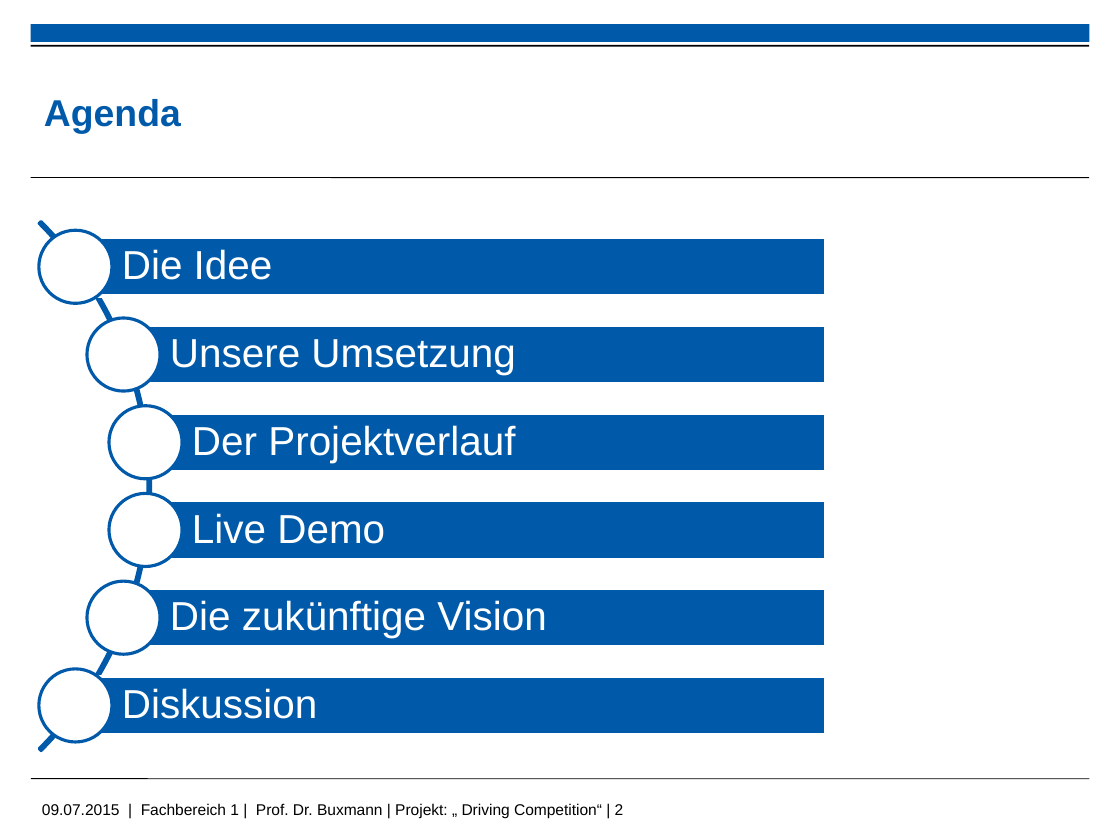
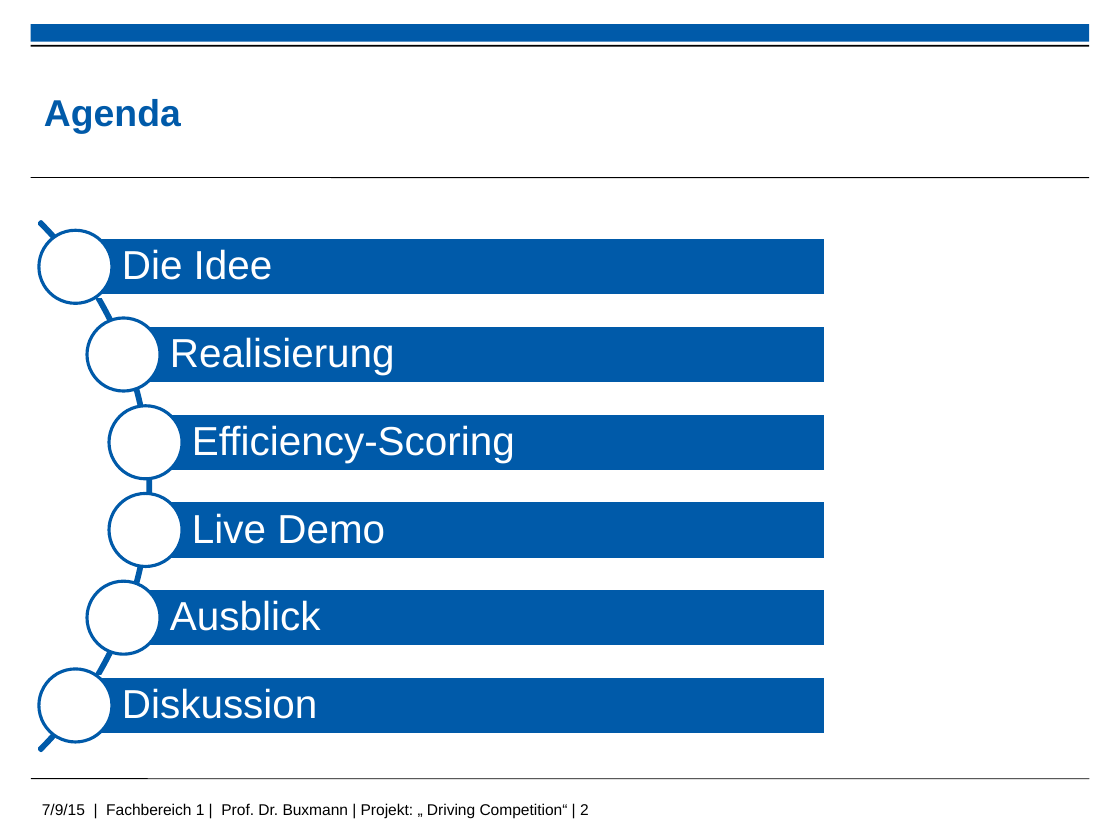
Before and after one commit to kolhagen/drivingcompetition, a slide deck: slide 2 of Big Data - Driving Compitiion.pptx. Drawn at 1120x840 pixels with LibreOffice and Linux fonts; fonts in the diff are those of the drawing; background and template pictures are left out. Boxes give left, top, right and bottom in pixels: in the first picture for what was removed or moved away, otherwise in the second. Text is boxed around its words. In the diff, an @@ line names an element or a change of style, - is before the commit and + after.

```diff
--- a/Big Data - Driving Compitiion.pptx
+++ b/Big Data - Driving Compitiion.pptx
@@ arch (boxed as its full ring) at [0, 112, 151, 840]: outline #005AA9 2 pt to #005AA9 2.01 pt @@
@@ text in rectangle at [170, 337, 395, 375]: text added @@
+Realisierung
@@ text removed at [170, 339, 515, 375] @@
-Unsere Umsetzung
@@ text in rectangle at [192, 425, 515, 463]: text added @@
+Efficiency-Scoring
@@ text removed at [192, 425, 515, 463] @@
-Der Projektverlauf
@@ outline #FFFFFF 2 pt to #FFFFFF 2.01 pt in 3 elements at [123, 325, 825, 383], [146, 413, 825, 472], [123, 588, 825, 646] @@
@@ text in rectangle at [170, 600, 321, 631]: text added @@
+Ausblick
@@ text removed at [170, 600, 546, 638] @@
-Die zukünftige Vision
@@ text at [42, 803, 589, 819]: text changed @@
-09.07.2015 | Fachbereich 1 | Prof. Dr. Buxmann | Projekt: „ Driving Competition“ | 2
+7/9/15 | Fachbereich 1 | Prof. Dr. Buxmann | Projekt: „ Driving Competition“ | 2
```
Also in this commit, not shown: 12 other slides changed, 4 slides added, 2 slides removed.
